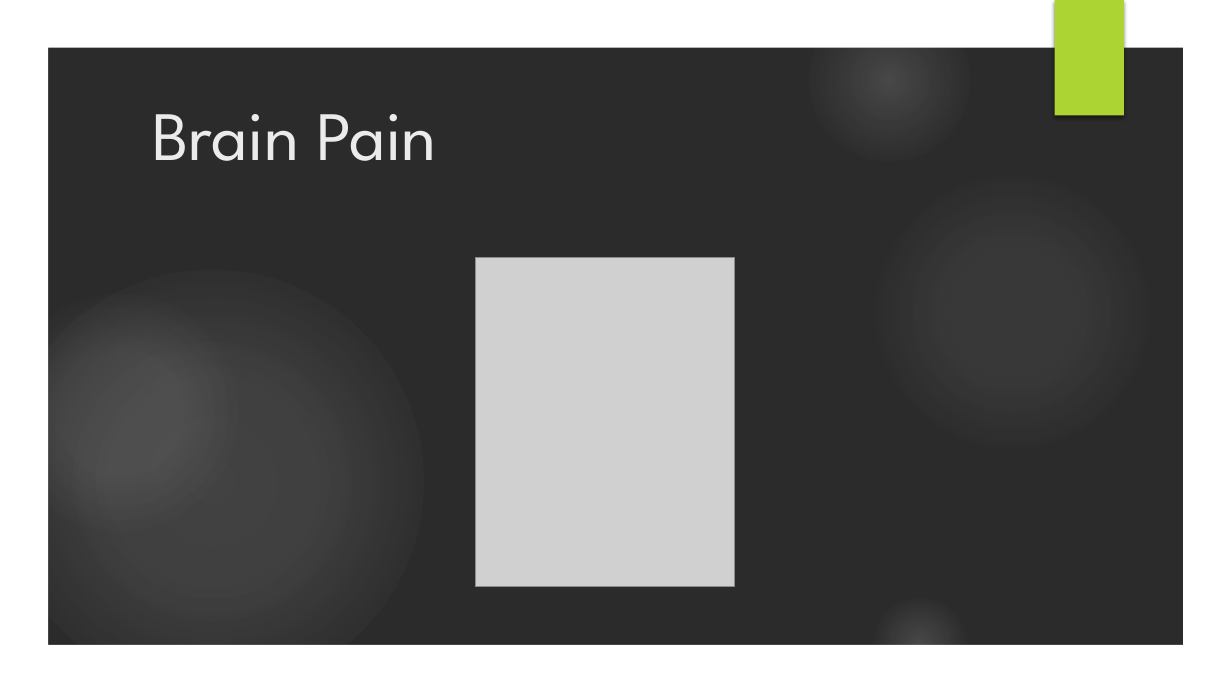
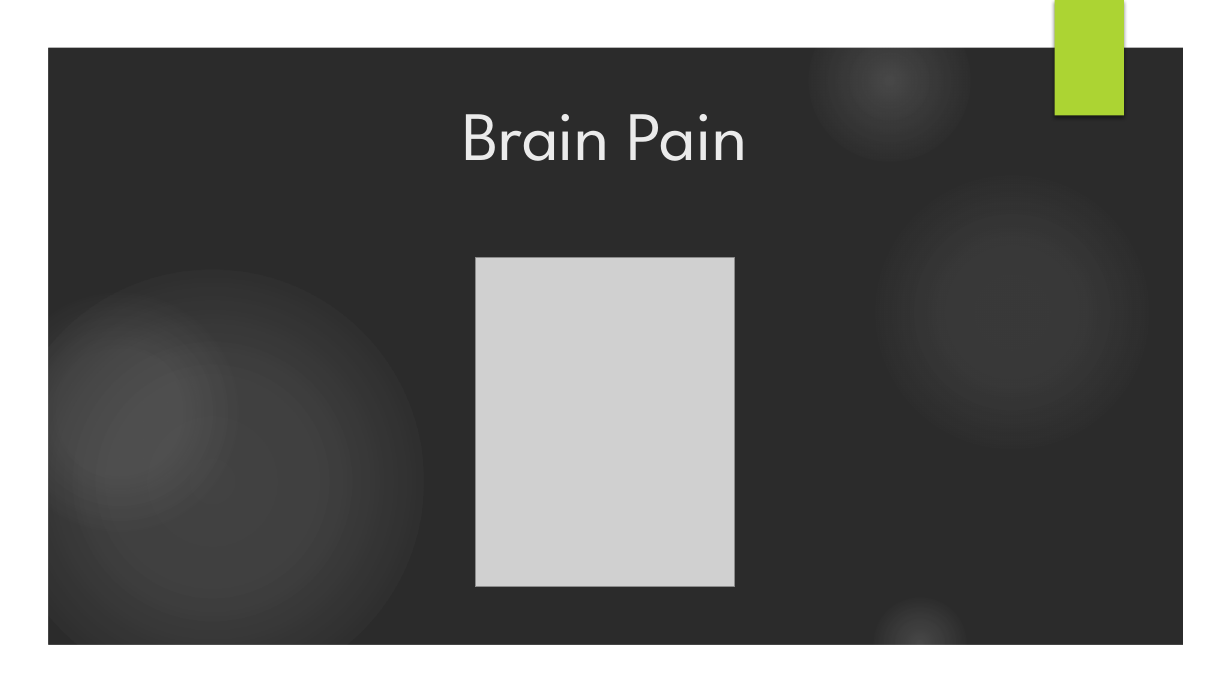
Before and after one commit to Iza666/EguneanBehin, a slide deck: slide 1 of Brain Pain powerpoint.pptx. Drawn at 1232x693 pixels with LibreOffice and Linux fonts; fonts in the diff are those of the drawing; grey boxes stand for pictures; background and template pictures are left out; a plain dark background stands for a picture behind light text. Boxes give left, top, right and bottom in pixels: in the first picture for what was removed or moved away, otherwise in the second. Text is boxed around its words. In the diff, an @@ line names an element or a change of style, - is before the commit and + after.

```diff
--- a/Brain Pain powerpoint.pptx
+++ b/Brain Pain powerpoint.pptx
@@ title "Brain Pain" at [462,114,747,161]: alignment left to centre @@
```
Also in this commit, not shown: 4 other slides changed, 7 slides added, 1 slide removed, 1 other file.
